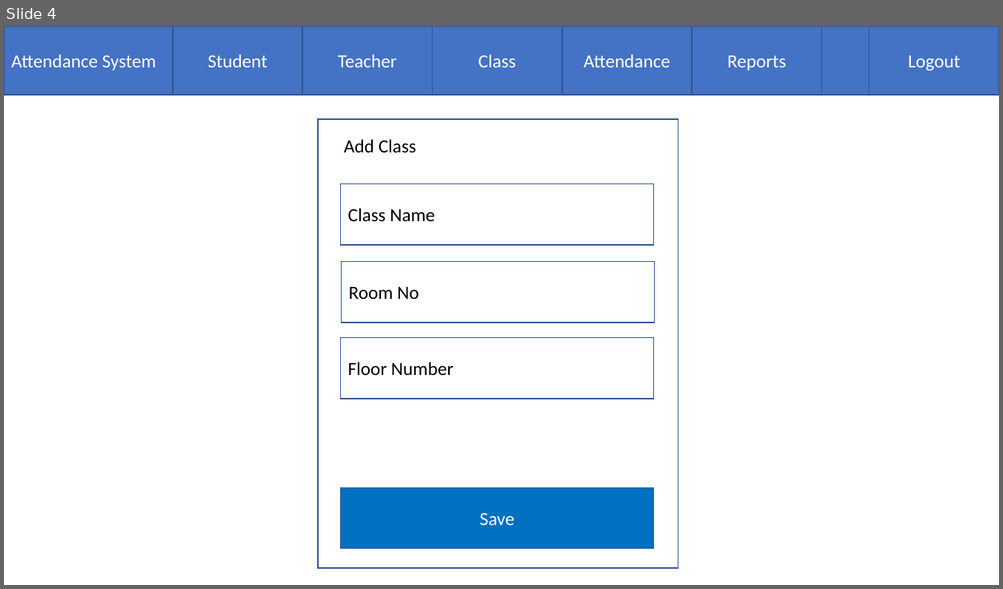
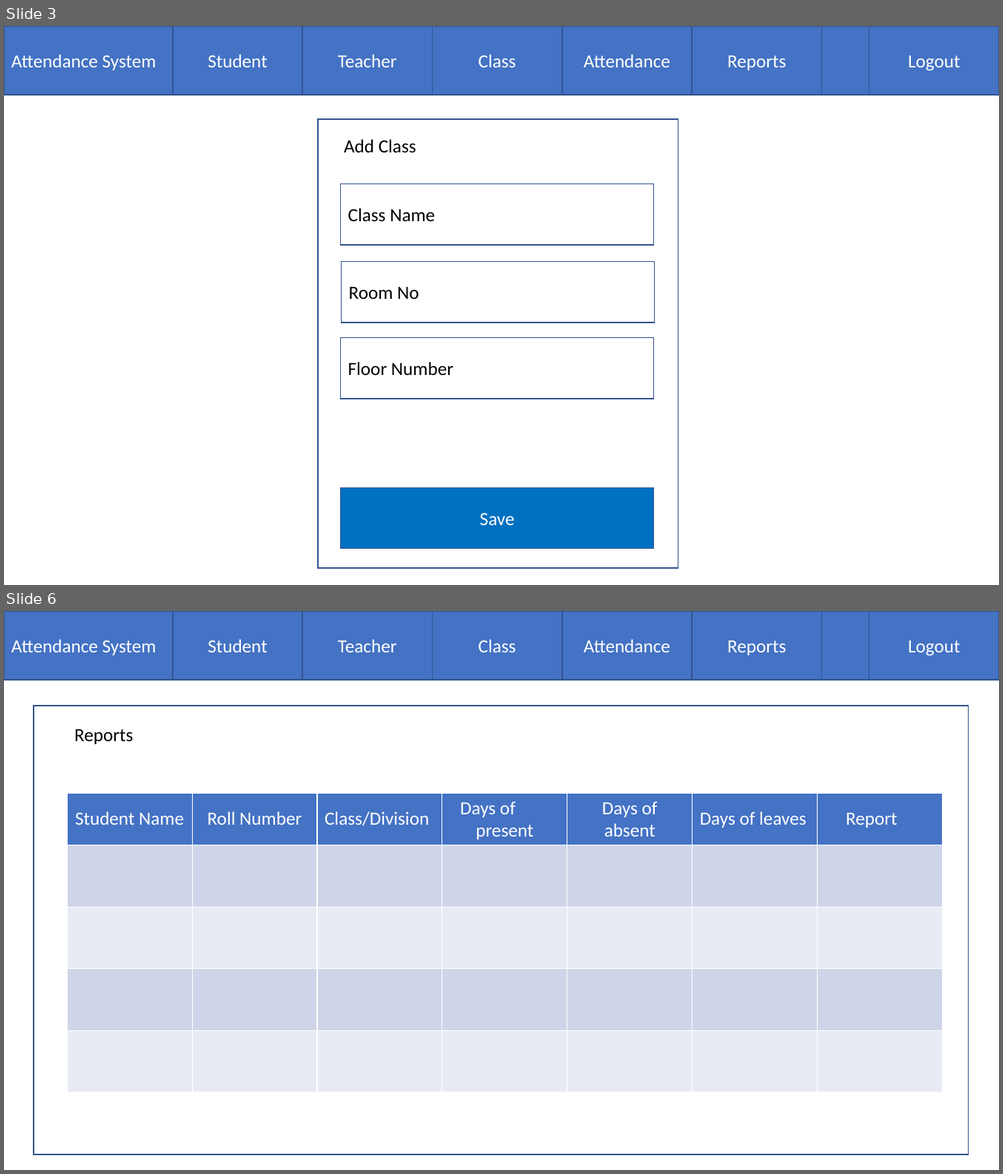
Before and after one commit to ashishpatil7007/library_management_system, a slide deck: Wireframes.pptx. Shown one above the other, each under a label of ours: slide 4 before the commit, slides 3 and 6 after it; the slides between them are not shown. The pictures are 1003x589 and 1003x1174 pixels, drawn with LibreOffice and Linux fonts; fonts in the diff are those of the drawing. Boxes give left, top, right and bottom in pixels: in the first picture for what was removed or moved away, otherwise in the second. Text is boxed around its words. In the diff, an @@ line names an element or a change of style, - is before the commit and + after.

```diff
--- a/Wireframes.pptx
+++ b/Wireframes.pptx
@@ slide 6 added at (4, 611, 999, 1170), background #FFFFFF @@
@@ rectangle added at (4, 611, 999, 680), fill #4472C4, outline #325491 1 pt, 18 pt, text #FFFFFF @@
+Attendance System
@@ rectangle added at (173, 611, 302, 680), fill #4472C4, outline #325491 1 pt, 18 pt, text #FFFFFF @@
+Student
@@ rectangle added at (302, 611, 432, 680), fill #4472C4, outline #325491 1 pt, 18 pt, text #FFFFFF @@
+Teacher
@@ rectangle added at (432, 611, 562, 680), fill #4472C4, outline #325491 1 pt, 18 pt, text #FFFFFF @@
+Class
@@ rectangle added at (562, 611, 692, 680), fill #4472C4, outline #325491 1 pt, 18 pt, text #FFFFFF @@
+Attendance
@@ rectangle added at (692, 611, 822, 680), fill #4472C4, outline #325491 1 pt, 18 pt, text #FFFFFF @@
+Reports
@@ rectangle added at (869, 611, 999, 680), fill #4472C4, outline #325491 1 pt, 18 pt, text #FFFFFF @@
+Logout
@@ rectangle added at (34, 706, 969, 1155), fill #FFFFFF, outline #325491 1 pt @@
@@ text added at (74, 729, 133, 744), 18 pt, text #000000 @@
+Reports
@@ table added at (68, 793, 945, 1093), 5 rows, 7 columns @@
+Student Name | Roll Number | Class/Division | Days of present | Days of absent | Days of leaves | Report
+ |  |  |  |  |  | 
+ |  |  |  |  |  | 
+ |  |  |  |  |  | 
+ |  |  |  |  |  | 
@@ what was slide 4 is now slide 3 @@
```
Also in this commit, not shown: 2 other slides added, 1 slide removed, 14 other files.
